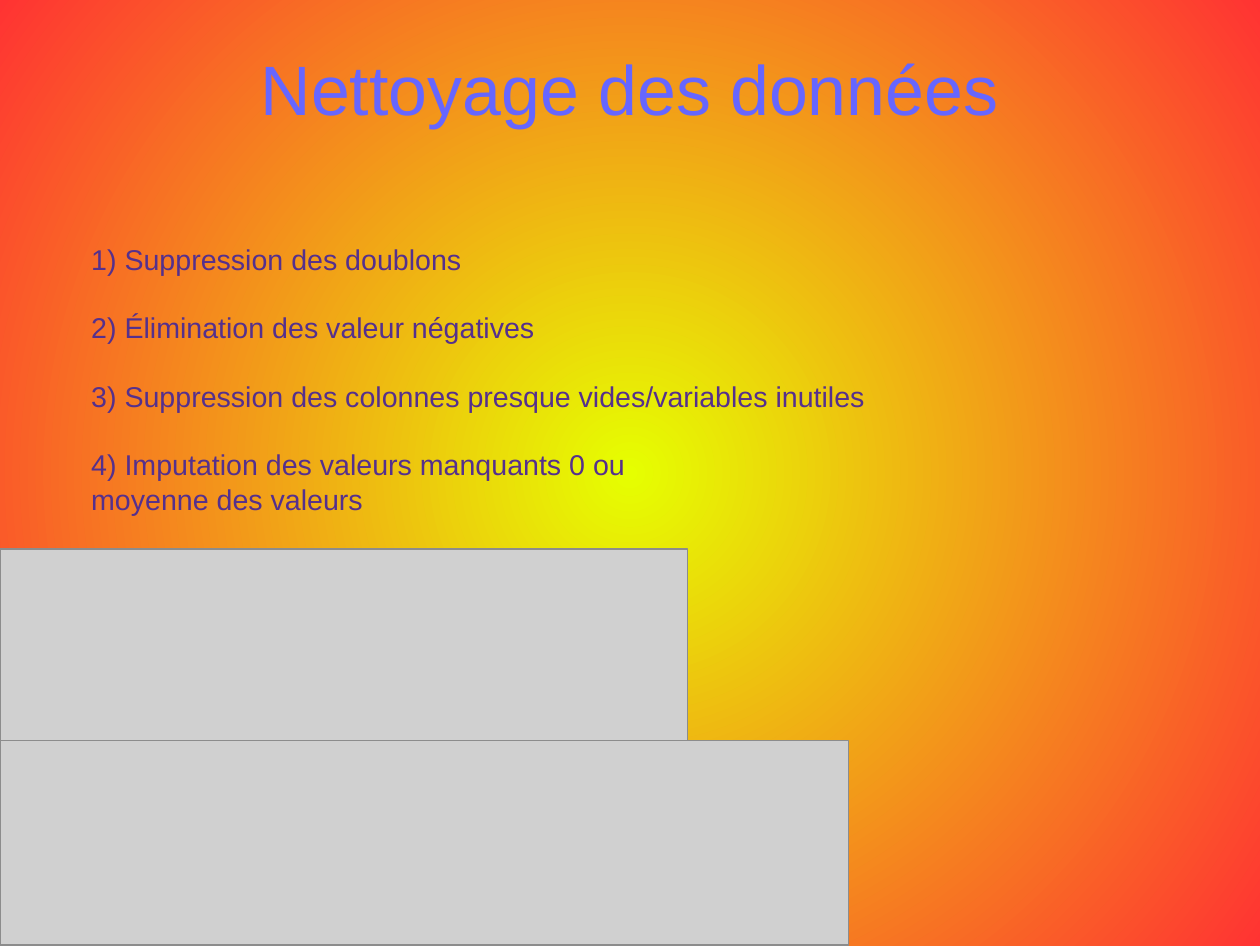
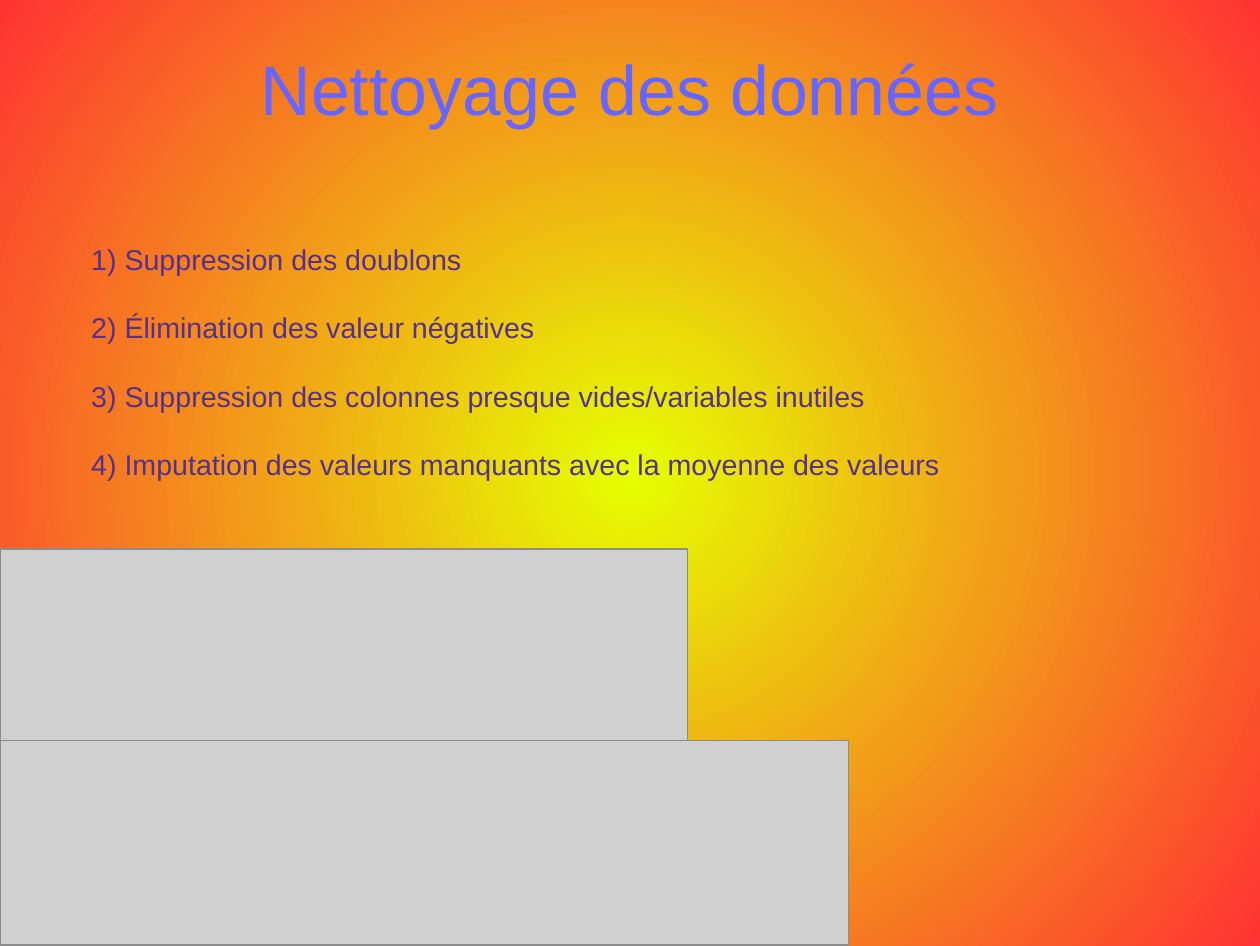
Before and after one commit to opsabarsec/African-soil-chemistry, a slide deck: slide 8 of documents/P7_presentation.odp (slide 6 before the commit). Drawn at 1260x946 pixels with LibreOffice and Linux fonts; fonts in the diff are those of the drawing; grey boxes stand for pictures. Boxes give left, top, right and bottom in pixels: in the first picture for what was removed or moved away, otherwise in the second. Text is boxed around its words. In the diff, an @@ line names an element or a change of style, - is before the commit and + after.

```diff
--- a/documents/P7_presentation.odp
+++ b/documents/P7_presentation.odp
@@ text at <box>91,454,939,481</box>: text changed @@
-4) Imputation des valeurs manquants 0 ou
-moyenne des valeurs
+4) Imputation des valeurs manquants avec la moyenne des valeurs
```
Also in this commit, not shown: 1 other slide changed, 7 slides added, 1 slide removed, 6 other files.
